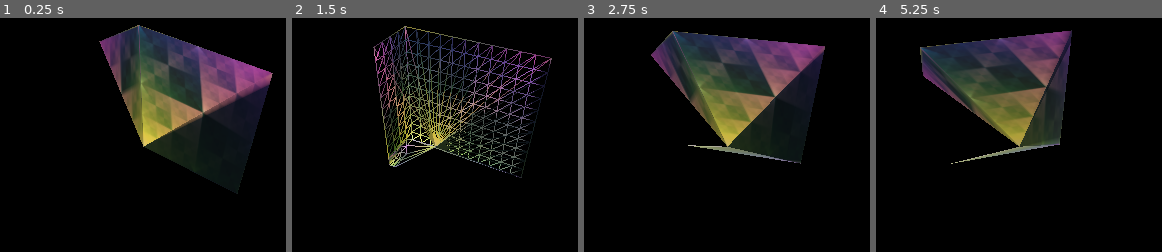
Above: before the commit, frames 1-4 (left to right).
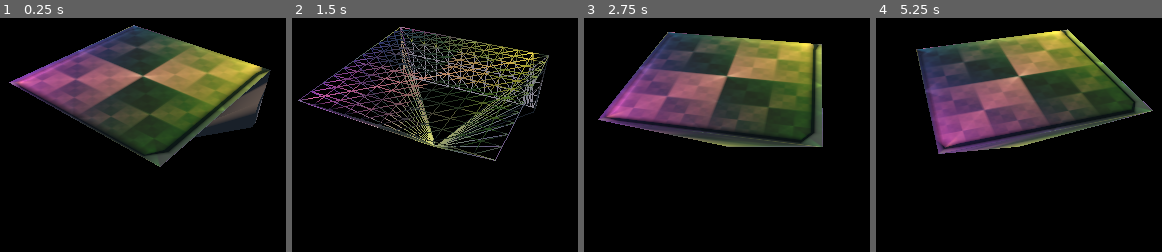
Above: after the commit, the same moments.

Repository: jinjagit/face_with_margin
Game: Godot game, scene res://Main.tscn
The game is run twice, just before and just after one commit, with the same random seed, the same clock (stepped at 60 frames per second) and the same inputs.
Inputs:
- Up to frame 1 (0.25 s): no input
- Up to frame 2 (1.5 s): tap Enter at 0.5 s; hold P 0.53-1.28 s; tap P at 1.35 s
- Up to frame 3 (2.75 s): hold P from 2.03 s (still down)
- Up to frame 4 (5.25 s): release P at 2.78 s; tap P at 2.85, 4.35 s; hold P 3.53-4.28 s; hold P from 5.03 s (still down)

The runs differ from the first frame. In frame 1, 28% of the frame differs, in the area x 3-96%, y 2-76%; in frame 2, 19%; in frame 3, 27%; in frame 4, 26%.

Commit message:
update readme

Diff:
--- a/FaceWithMarginMesh.gd
+++ b/FaceWithMarginMesh.gd
@@ -81,7 +81,7 @@
 					percent = Vector2(0.0, 0.0)
 
 				pointOnUnitCube = new_normal + (percent.x - 0.5) * 2.0 * axisA + (percent.y - 0.5) * 2.0 * axisB
-				uv_array[i] = Vector2((x + margin) * 1.0 / margin, (y + margin) * 1.0 / margin)
+				#uv_array[i] = Vector2((x + margin) * 1.0 / margin, (y + margin) * 1.0 / margin)
 
 			elif x < resolution and y < 0: # top edge margin
 				factor = y * -1.0
@@ -94,7 +94,7 @@
 					percent = Vector2((x * 1.0) / (resolution - 1), 0.0)
 
 				pointOnUnitCube = new_normal + (percent.x - 0.5) * 2.0 * axisA + (percent.y - 0.5) * 2.0 * axisB
-				uv_array[i] = Vector2((x * 1.0) / (resolution - 1), (y * 1.0) / (margin * -1))
+				#uv_array[i] = Vector2((x * 1.0) / (resolution - 1), (y * 1.0) / (margin * -1))
 
 			# elif y < 0: # top right margin square
 			# elif x < 0 and y < resolution # left edge margin
--- a/Planet.tscn
+++ b/Planet.tscn
@@ -11,7 +11,7 @@
 script = ExtResource( 1 )
 
 [node name="FaceWithMargin" type="MeshInstance" parent="."]
-transform = Transform( -0.707548, 0, 0.710879, 0, 1, 0, -0.710879, 0, -0.707548, 0, 0, 0 )
+transform = Transform( -0.739393, 0, 0.677629, 0, 1, 0, -0.677629, 0, -0.739393, 0, 0, 0 )
 material_override = SubResource( 1 )
 script = ExtResource( 4 )
-normal = Vector3( 0, 0, 1 )
+normal = Vector3( 0, 1, 0 )
Not shown, changed: README.md
